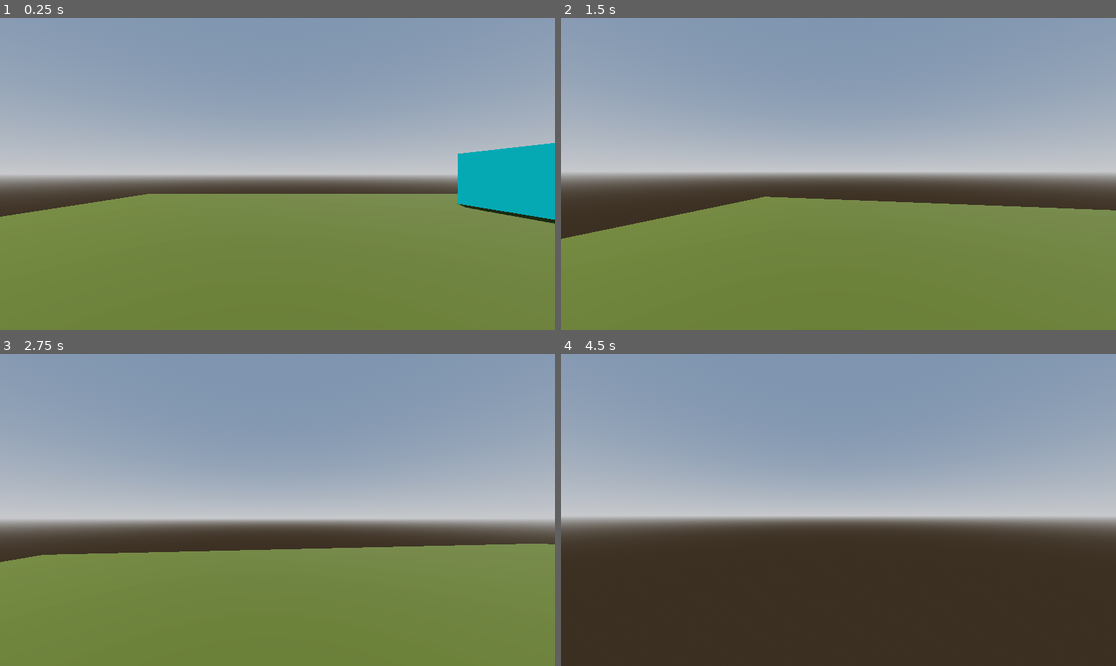
Above: before the commit, frames 1-4 (two rows, left to right).
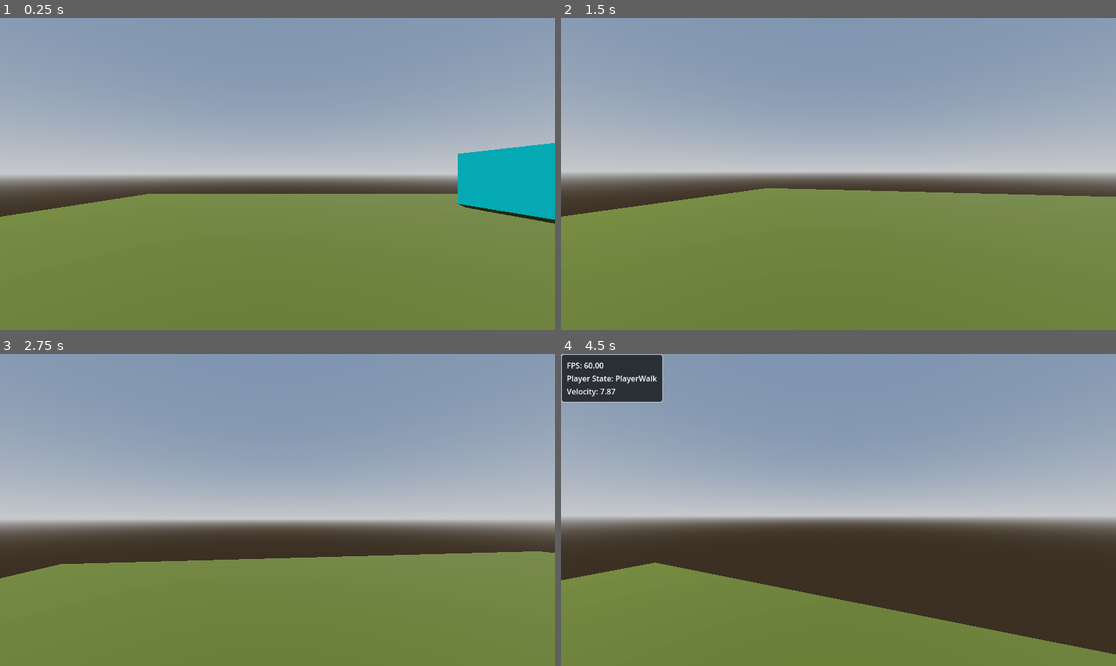
Above: after the commit, the same moments.

Repository: Rionit/RatGame
Game: Godot game, scene res://scenes/world.tscn
Same seed, same stepped clock (60 frames per second), same inputs: the game is played once before the commit and once after it.
Inputs (mouse positions are in pixels of both pictures, inside the frame that each line leads up to):
- Up to frame 1 (0.25 s): no input
- Up to frame 2 (1.5 s): move the mouse to (866, 174) at 0.52 s; hold Ctrl (crouch) 0.53-1.28 s; hold W (up) from 0.53 s (still down); tap Space (jump) at 0.77, 1.07 s; tap Shift (sprint) at 0.8, 1.35 s; move the mouse to (810, 174) at 1.27 s
- Up to frame 3 (2.75 s): keep holding W (up); tap Space (jump) at 1.52, 1.55, 1.82 s; move the mouse to (288, 503) at 2.02 s; hold Space (jump) from 2.03 s (still down); tap Ctrl (crouch) at 2.3 s
- Up to frame 4 (4.5 s): keep holding W (up); move the mouse to (832, 516) at 2.77 s; release Space (jump) at 2.78 s; tap Ctrl (crouch) at 2.85, 4.35 s; tap Space (jump) at 3.02, 3.32, 3.77, 3.8, 4.07 s; tap Shift (sprint) at 3.05 s; move the mouse to (877, 513) at 3.52 s; hold Shift (sprint) 3.53-4.28 s; tap ` (debug, bound only after the commit) at 4.15 s; move the mouse to (794, 506) at 4.27 s

The runs differ from the first frame. In frame 1, less than 0.1% of the frame differs, in the area x 90-91%, y 61-63%; in frame 2, 4.1%; in frame 3, 3.0%; in frame 4, 23%, in the area x 0-100%, y 0-100%.

Commit message:
Added Player State Machine and Debug Interface

Diff:
--- a/project.godot
+++ b/project.godot
@@ -14,6 +14,10 @@
 run/main_scene="res://scenes/world.tscn"
 config/features=PackedStringArray("4.2", "Forward Plus")
 config/icon="res://icon.svg"
+
+[autoload]
+
+Global="*res://scripts/Global.gd"
 
 [input]
 
@@ -52,3 +56,8 @@
 "events": [Object(InputEventKey,"resource_local_to_scene":false,"resource_name":"","device":-1,"window_id":0,"alt_press …(182 unchanged characters)…
 ]
 }
+debug={
+"deadzone": 0.5,
+"events": [Object(InputEventKey,"resource_local_to_scene":false,"resource_name":"","device":-1,"window_id":0,"alt_pressed":false,"shift_pressed":false,"ctrl_pressed":false,"meta_pressed":false,"pressed":false,"keycode":0,"physical_keycode":96,"key_label":0,"unicode":59,"echo":false,"script":null)
+]
+}
--- /dev/null
+++ b/scenes/debug_interface.tscn
@@ -0,0 +1,20 @@
+[gd_scene load_steps=3 format=3 uid="uid://mwc0kv7qplm6"]
+
+[ext_resource type="Theme" uid="uid://b1s2ka7iojvqr" path="res://ui/themes/debug.tres" id="1_2e22e"]
+[ext_resource type="Script" path="res://scripts/Debug.gd" id="2_o5o1p"]
+
+[node name="DebugPanel" type="PanelContainer"]
+custom_minimum_size = Vector2(200, 0)
+offset_left = 10.0
+offset_top = 10.0
+offset_right = 210.0
+offset_bottom = 50.0
+theme = ExtResource("1_2e22e")
+script = ExtResource("2_o5o1p")
+
+[node name="MarginContainer" type="MarginContainer" parent="."]
+layout_mode = 2
+
+[node name="VBoxContainer" type="VBoxContainer" parent="MarginContainer"]
+unique_name_in_owner = true
+layout_mode = 2
--- a/scenes/player.tscn
+++ b/scenes/player.tscn
@@ -1,8 +1,15 @@
-[gd_scene load_steps=7 format=3 uid="uid://bjk686hqbngwk"]
+[gd_scene load_steps=14 format=3 uid="uid://bjk686hqbngwk"]
 
 [ext_resource type="Script" path="res://scripts/Player.gd" id="1_iauj3"]
 [ext_resource type="Script" path="res://scripts/HeadMovement.gd" id="2_kkh2j"]
 [ext_resource type="PackedScene" uid="uid://hx23w3x2ksp8" path="res://scenes/shakeable_camera.tscn" id="3_dl84w"]
+[ext_resource type="Script" path="res://scripts/StateMachine.gd" id="4_n87lm"]
+[ext_resource type="Script" path="res://scripts/states/PlayerIdle.gd" id="5_wrh3v"]
+[ext_resource type="Script" path="res://scripts/states/PlayerWalk.gd" id="6_hauiv"]
+[ext_resource type="Script" path="res://scripts/states/PlayerSprint.gd" id="7_tldwg"]
+[ext_resource type="Script" path="res://scripts/states/PlayerJump.gd" id="8_sy8tw"]
+[ext_resource type="Script" path="res://scripts/states/PlayerCrouch.gd" id="9_w0esf"]
+[ext_resource type="Script" path="res://scripts/states/PlayerSlide.gd" id="10_c8sae"]
 
 [sub_resource type="CapsuleMesh" id="CapsuleMesh_fa51u"]
 
@@ -24,7 +31,6 @@
 [node name="StandingCollision" type="CollisionShape3D" parent="PlayerController"]
 transform = Transform3D(1, 0, 0, 0, 1, 0, 0, 0, 1, 0, 1, 0)
 shape = SubResource("CapsuleShape3D_8dlul")
-disabled = true
 
 [node name="CrouchCollision" type="CollisionShape3D" parent="PlayerController"]
 transform = Transform3D(1, 0, 0, 0, 1, 0, 0, 0, 1, 0, 0.599442, 0)
@@ -40,7 +46,35 @@
 [node name="HeadRaycast" type="RayCast3D" parent="PlayerController"]
 target_position = Vector3(0, 2, 0)
 
-[node name="SlideTimer" type="Timer" parent="PlayerController"]
+[node name="State Machine" type="Node" parent="PlayerController" node_paths=PackedStringArray("initial_state")]
+script = ExtResource("4_n87lm")
+initial_state = NodePath("PlayerIdle")
+
+[node name="PlayerIdle" type="Node" parent="PlayerController/State Machine" node_paths=PackedStringArray("player")]
+script = ExtResource("5_wrh3v")
+player = NodePath("../..")
+
+[node name="PlayerWalk" type="Node" parent="PlayerController/State Machine" node_paths=PackedStringArray("player")]
+script = ExtResource("6_hauiv")
+player = NodePath("../..")
+
+[node name="PlayerSprint" type="Node" parent="PlayerController/State Machine" node_paths=PackedStringArray("player")]
+script = ExtResource("7_tldwg")
+player = NodePath("../..")
+
+[node name="PlayerJump" type="Node" parent="PlayerController/State Machine" node_paths=PackedStringArray("player")]
+script = ExtResource("8_sy8tw")
+player = NodePath("../..")
+
+[node name="PlayerCrouch" type="Node" parent="PlayerController/State Machine" node_paths=PackedStringArray("player")]
+script = ExtResource("9_w0esf")
+player = NodePath("../..")
+
+[node name="PlayerSlide" type="Node" parent="PlayerController/State Machine" node_paths=PackedStringArray("player")]
+script = ExtResource("10_c8sae")
+player = NodePath("../..")
+
+[node name="SlideTimer" type="Timer" parent="PlayerController/State Machine/PlayerSlide"]
 one_shot = true
 
-[connection signal="timeout" from="PlayerController/SlideTimer" to="PlayerController" method="_on_slide_timer_timeout"]
+[connection signal="timeout" from="PlayerController/State Machine/PlayerSlide/SlideTimer" to="PlayerController/State Machine/PlayerSlide" method="_on_slide_timer_timeout"]
--- a/scenes/world.tscn
+++ b/scenes/world.tscn
@@ -1,8 +1,9 @@
-[gd_scene load_steps=12 format=3 uid="uid://behe2w2cnkvcb"]
+[gd_scene load_steps=13 format=3 uid="uid://behe2w2cnkvcb"]
 
 [ext_resource type="PackedScene" uid="uid://bjk686hqbngwk" path="res://scenes/player.tscn" id="1_dfhwj"]
 [ext_resource type="PackedScene" uid="uid://c8pwxuolbgfwp" path="res://scenes/trauma_causer.tscn" id="1_eenrk"]
 [ext_resource type="Script" path="res://scripts/Testing.gd" id="1_y5yaw"]
+[ext_resource type="PackedScene" uid="uid://mwc0kv7qplm6" path="res://scenes/debug_interface.tscn" id="4_ly1lk"]
 
 [sub_resource type="ProceduralSkyMaterial" id="ProceduralSkyMaterial_fme3q"]
 sky_horizon_color = Color(0.64625, 0.65575, 0.67075, 1)
@@ -81,3 +82,12 @@
 shape = SubResource("SphereShape3D_8e8kg")
 
 [node name="Player" parent="." instance=ExtResource("1_dfhwj")]
+
+[node name="UI" type="Control" parent="."]
+layout_mode = 3
+anchors_preset = 0
+offset_right = 40.0
+offset_bottom = 40.0
+
+[node name="DebugInterface" parent="UI" instance=ExtResource("4_ly1lk")]
+layout_mode = 0
--- /dev/null
+++ b/scripts/Debug.gd
@@ -0,0 +1,30 @@
+extends PanelContainer
+
+@onready var property_container = %VBoxContainer
+
+var frames_per_second : String
+
+func _ready():
+	Global.debug = self
+	visible = false
+
+func _process(delta):
+	if visible:
+		frames_per_second = "%.2f" % (1.0/delta)
+		add_property("FPS", frames_per_second, 0)
+
+func _input(event):
+	if event.is_action_pressed("debug"):
+		visible = !visible
+
+func add_property(title: String, value, order):
+	var target
+	target = property_container.find_child(title, true, false)
+	if !target:
+		target = Label.new()
+		property_container.add_child(target)
+		target.name = title
+		target.text = target.name + ": " + str(value)
+	elif visible:
+		target.text = title + ": " + str(value)
+		property_container.move_child(target, order)
--- /dev/null
+++ b/scripts/Global.gd
@@ -0,0 +1,3 @@
+extends Node
+
+var debug # Reference to DebugPanel for debug properties assignment
--- a/scripts/HeadMovement.gd
+++ b/scripts/HeadMovement.gd
@@ -1,6 +1,7 @@
 extends Node3D
 class_name HeadMovement
 
+@onready var head_raycast = $"../HeadRaycast"
 @onready var camera = $ShakeableCamera.camera
 @onready var player = $".."
 
@@ -11,12 +12,10 @@
 @export var TILT_ANGLE = 5.0
 @export var BOB_FREQ = 2.0
 @export var BOB_AMP = 0.08
-
-# Called when the node enters the scene tree for the first time.
-func _ready():
-	pass # Replace with function body.
+@export var CROUCH_DEPTH = 0.0
 
 func update(velocity, delta):
+	position.y = lerp(position.y, 1.8 + CROUCH_DEPTH, delta * 10)
 	update_headbob(velocity, delta)
 	update_fov(velocity, delta)
 	update_tilt(delta)
--- a/scripts/Player.gd
+++ b/scripts/Player.gd
@@ -1,26 +1,14 @@
 extends CharacterBody3D
 
-@export var WALK_SPEED = 5.0
+@export var SENSITIVITY = 0.25
 @export var SPRINT_SPEED = 8.0
-@export var CROUCH_SPEED = 2.0
-@export var SLIDE_SPEED = 10.0
-@export var SENSITIVITY = 0.25
-@export var JUMP_VELOCITY = 4.5
-
-const CROUCHING_DEPTH = -0.5
-
-var speed
-var direction = Vector3.ZERO
-var gravity = 9.8
-
-var sliding = false
-var slide_direction = Vector2.ZERO
 
 @onready var head = $Head
 @onready var standing_collision = $StandingCollision
 @onready var crouch_collision = $CrouchCollision
-@onready var head_raycast = $HeadRaycast
-@onready var slide_timer = $SlideTimer
+
+var speed = 0.0
+var gravity = 9.8
 
 func _ready():
 	Input.set_mouse_mode(Input.MOUSE_MODE_CAPTURED)
@@ -29,13 +17,9 @@
 	handle_mouse_input(event)
 
 func _physics_process(delta):
-	handle_gravity(delta)
-	handle_jump()
-	handle_crouch(delta)
-	handle_sliding()
-	handle_movement(delta)
+	head.update(velocity, delta)
 
-	head.update(velocity, delta)
+	Global.debug.add_property("Velocity", snapped(velocity.length(), 0.01), 2)
 
 	move_and_slide()
 
@@ -44,59 +28,3 @@
 		rotate_y(deg_to_rad(-event.relative.x * SENSITIVITY))
 		head.rotate_x(deg_to_rad(-event.relative.y * SENSITIVITY))
 		head.rotation.x = clamp(head.rotation.x, deg_to_rad(-89), deg_to_rad(89))
-
-func handle_gravity(delta):
-	if not is_on_floor():
-		velocity.y -= gravity * delta
-
-func handle_jump():
-	if Input.is_action_just_pressed("jump") and is_on_floor():
-		velocity.y = JUMP_VELOCITY
-
-func handle_crouch(delta):
-	if Input.is_action_pressed("crouch") or sliding:
-		standing_collision.disabled = true
-		crouch_collision.disabled = false
-
-		speed = CROUCH_SPEED
-		head.position.y = lerp(head.position.y, 1.8 + CROUCHING_DEPTH, delta * 10)
-
-		if velocity.length() > WALK_SPEED and Input.get_vector("left", "right", "up", "down") != Vector2.ZERO and not sliding:
-			slide_timer.start()
-			slide_direction = Input.get_vector("left", "right", "up", "down")
-			sliding = true
-
-	elif not head_raycast.is_colliding():
-		standing_collision.disabled = false
-		crouch_collision.disabled = true
-
-		head.position.y = lerp(head.position.y, 1.8, delta * 10)
-		speed = SPRINT_SPEED if Input.is_action_pressed("sprint") else WALK_SPEED
-
-func handle_sliding():
-	if sliding:
-		direction = (transform.basis * Vector3(slide_direction.x, 0, slide_direction.y)).normalized()
-		speed = SLIDE_SPEED
-		if slide_timer.time_left == 0:
-			sliding = false
-			speed = CROUCH_SPEED
-
-func handle_movement(delta):
-	var input_dir = Input.get_vector("left", "right", "up", "down")
-	direction = lerp(direction, (transform.basis * Vector3(input_dir.x, 0, input_dir.y)).normalized(), delta * 15)
-
-	if is_on_floor():
-		if direction:
-			var factor = 1.0 if slide_timer.time_left == 0 else (slide_timer.time_left + 0.2)
-			velocity.x = direction.x * speed * factor
-			velocity.z = direction.z * speed * factor
-		else:
-			velocity.x = lerp(velocity.x, direction.x * speed, delta * 7.0)
-			velocity.z = lerp(velocity.z, direction.z * speed, delta * 7.0)
-	else:
-		velocity.x = lerp(velocity.x, direction.x * speed, delta * 2.0)
-		velocity.z = lerp(velocity.z, direction.z * speed, delta * 2.0)
-
-func _on_slide_timer_timeout():
-	sliding = false
-	speed = CROUCH_SPEED
--- /dev/null
+++ b/scripts/StateMachine.gd
@@ -0,0 +1,41 @@
+extends Node
+
+@export var initial_state : State
+
+var current_state : State
+var states : Dictionary = {}
+
+func _ready():
+	for child in get_children():
+		if child is State:
+			states[child.name.to_lower()] = child
+			child.Transitioned.connect(on_child_transition)
+
+	if initial_state:
+		initial_state.Enter()
+		current_state = initial_state
+
+func _process(delta):
+	if current_state:
+		current_state.Update(delta)
+
+func _physics_process(delta):
+	if current_state:
+		current_state.Physics_Update(delta)
+
+func on_child_transition(state, new_state_name):
+	Global.debug.add_property("Player State", new_state_name, 1)
+
+	if state != current_state:
+		return
+
+	var new_state = states.get(new_state_name.to_lower())
+	if !new_state:
+		return
+
+	if current_state:
+		current_state.Exit()
+
+	new_state.Enter()
+
+	current_state = new_state
--- /dev/null
+++ b/scripts/states/PlayerCrouch.gd
@@ -0,0 +1,22 @@
+extends PlayerState
+class_name PlayerCrouch
+
+func Enter():
+	player.speed = CROUCH_SPEED
+	player.head.CROUCH_DEPTH = CROUCHING_DEPTH
+	player.standing_collision.disabled = true
+	player.crouch_collision.disabled = false
+
+func Exit():
+	player.standing_collision.disabled = false
+	player.crouch_collision.disabled = true
+	player.head.CROUCH_DEPTH = 0.0
+
+func Physics_Update(_delta: float):
+	var input_dir = Input.get_vector("left", "right", "up", "down")
+
+	if !Input.is_action_pressed("crouch") and not player.head.head_raycast.is_colliding():
+		Transitioned.emit(self, "PlayerIdle")
+
+	handle_gravity(_delta)
+	handle_movement(_delta, input_dir)
--- /dev/null
+++ b/scripts/states/PlayerIdle.gd
@@ -0,0 +1,21 @@
+extends PlayerState
+class_name PlayerIdle
+
+func Enter():
+	player.speed = 0.0
+
+func Update(_delta):
+	if Input.is_action_pressed("crouch"):
+		Transitioned.emit(self, "PlayerCrouch")
+
+	if Input.is_action_pressed("jump") and player.is_on_floor():
+		Transitioned.emit(self, "PlayerJump")
+
+func Physics_Update(_delta: float):
+	var input_dir = Input.get_vector("left", "right", "up", "down")
+
+	if input_dir != Vector2.ZERO:
+		Transitioned.emit(self, "PlayerWalk")
+
+	handle_gravity(_delta)
+	handle_movement(_delta, input_dir)
--- /dev/null
+++ b/scripts/states/PlayerJump.gd
@@ -0,0 +1,17 @@
+extends PlayerState
+class_name PlayerJump
+
+func Enter():
+	player.velocity.y = JUMP_VELOCITY
+
+func Physics_Update(_delta: float):
+	var input_dir = Input.get_vector("left", "right", "up", "down")
+
+	if input_dir == Vector2.ZERO:
+		Transitioned.emit(self, "PlayerIdle")
+
+	if player.is_on_floor():
+		Transitioned.emit(self, "PlayerIdle")
+
+	handle_gravity(_delta)
+	handle_movement(_delta, input_dir)
--- /dev/null
+++ b/scripts/states/PlayerSlide.gd
@@ -0,0 +1,34 @@
+extends PlayerState
+class_name PlayerSlide
+
+@onready var slide_timer = $SlideTimer
+
+func Enter():
+	player.speed = SLIDE_SPEED
+	player.head.CROUCH_DEPTH = CROUCHING_DEPTH
+	player.standing_collision.disabled = true
+	player.crouch_collision.disabled = false
+	slide_timer.start()
+
+func Exit():
+	player.standing_collision.disabled = false
+	player.crouch_collision.disabled = true
+	player.head.CROUCH_DEPTH = 0.0
+	slide_timer.stop()
+
+func Physics_Update(_delta: float):
+	var input_dir = Input.get_vector("left", "right", "up", "down")
+
+	if Input.is_action_pressed("jump"):
+		Transitioned.emit(self, "PlayerJump")
+
+	handle_gravity(_delta)
+	handle_movement(_delta, input_dir)
+	player.velocity.x *= slide_timer.time_left + 0.2
+	player.velocity.z *= slide_timer.time_left + 0.2
+
+func _on_slide_timer_timeout():
+	if player.head.head_raycast.is_colliding():
+		Transitioned.emit(self, "PlayerCrouch")
+	else:
+		Transitioned.emit(self, "PlayerIdle")
--- /dev/null
+++ b/scripts/states/PlayerSprint.gd
@@ -0,0 +1,25 @@
+extends PlayerState
+class_name PlayerSprint
+
+
+func Enter():
+	player.speed = SPRINT_SPEED
+
+func Update(_delta: float):
+	if !Input.is_action_pressed("sprint"):
+		Transitioned.emit(self, "PlayerWalk")
+
+	if Input.is_action_pressed("jump") and player.is_on_floor():
+		Transitioned.emit(self, "PlayerJump")
+
+	if Input.is_action_pressed("crouch"):
+		Transitioned.emit(self, "PlayerSlide")
+
+func Physics_Update(_delta: float):
+	var input_dir = Input.get_vector("left", "right", "up", "down")
+
+	if input_dir == Vector2.ZERO:
+		Transitioned.emit(self, "PlayerIdle")
+
+	handle_gravity(_delta)
+	handle_movement(_delta, input_dir)
--- /dev/null
+++ b/scripts/states/PlayerState.gd
@@ -0,0 +1,34 @@
+extends State
+class_name PlayerState
+
+@export var WALK_SPEED = 5.0
+@export var SPRINT_SPEED = 8.0
+@export var CROUCH_SPEED = 2.0
+@export var SLIDE_SPEED = 10.0
+@export var SENSITIVITY = 0.25
+@export var JUMP_VELOCITY = 4.5
+
+const CROUCHING_DEPTH = -0.5
+
+@export var player: CharacterBody3D
+
+var direction = Vector3.ZERO
+var gravity = 9.8
+
+func handle_gravity(delta):
+	if not player.is_on_floor():
+		player.velocity.y -= gravity * delta
+
+func handle_movement(delta, input_dir):
+	direction = lerp(direction, (player.transform.basis * Vector3(input_dir.x, 0, input_dir.y)).normalized(), delta * 15)
+
+	if player.is_on_floor():
+		if direction:
+			player.velocity.x = direction.x * player.speed
+			player.velocity.z = direction.z * player.speed
+		else:
+			player.velocity.x = lerp(player.velocity.x, direction.x * player.speed, delta * 7.0)
+			player.velocity.z = lerp(player.velocity.z, direction.z * player.speed, delta * 7.0)
+	else:
+		player.velocity.x = lerp(player.velocity.x, direction.x * player.speed, delta * 2.0)
+		player.velocity.z = lerp(player.velocity.z, direction.z * player.speed, delta * 2.0)
--- /dev/null
+++ b/scripts/states/PlayerWalk.gd
@@ -0,0 +1,26 @@
+extends PlayerState
+class_name PlayerWalk
+
+
+func Enter():
+	player.speed = WALK_SPEED
+
+
+func Update(_delta: float):
+	if Input.is_action_pressed("sprint"):
+		Transitioned.emit(self, "PlayerSprint")
+
+	if Input.is_action_pressed("jump") and player.is_on_floor():
+		Transitioned.emit(self, "PlayerJump")
+
+	if Input.is_action_pressed("crouch"):
+		Transitioned.emit(self, "PlayerCrouch")
+
+func Physics_Update(_delta: float):
+	var input_dir = Input.get_vector("left", "right", "up", "down")
+
+	if input_dir == Vector2.ZERO:
+		Transitioned.emit(self, "PlayerIdle")
+
+	handle_gravity(_delta)
+	handle_movement(_delta, input_dir)
--- /dev/null
+++ b/scripts/states/State.gd
@@ -0,0 +1,16 @@
+extends Node
+class_name State
+
+signal Transitioned
+
+func Enter():
+	pass
+
+func Exit():
+	pass
+
+func Update(_delta: float):
+	pass
+
+func Physics_Update(_delta: float):
+	pass
--- /dev/null
+++ b/ui/themes/debug.tres
@@ -0,0 +1,10 @@
+[gd_resource type="Theme" load_steps=2 format=3 uid="uid://b1s2ka7iojvqr"]
+
+[ext_resource type="StyleBox" uid="uid://c4bnh1tcsxuuc" path="res://ui/themes/debug_style_box_flat.tres" id="1_5n3jg"]
+
+[resource]
+MarginContainer/constants/margin_bottom = 10
+MarginContainer/constants/margin_left = 10
+MarginContainer/constants/margin_right = 10
+MarginContainer/constants/margin_top = 10
+PanelContainer/styles/panel = ExtResource("1_5n3jg")
--- /dev/null
+++ b/ui/themes/debug_style_box_flat.tres
@@ -0,0 +1,13 @@
+[gd_resource type="StyleBoxFlat" format=3 uid="uid://c4bnh1tcsxuuc"]
+
+[resource]
+bg_color = Color(0.0431373, 0.0431373, 0.0431373, 0.745098)
+border_width_left = 2
+border_width_top = 2
+border_width_right = 2
+border_width_bottom = 2
+border_color = Color(1, 1, 1, 0.384314)
+corner_radius_top_left = 5
+corner_radius_top_right = 5
+corner_radius_bottom_right = 5
+corner_radius_bottom_left = 5
